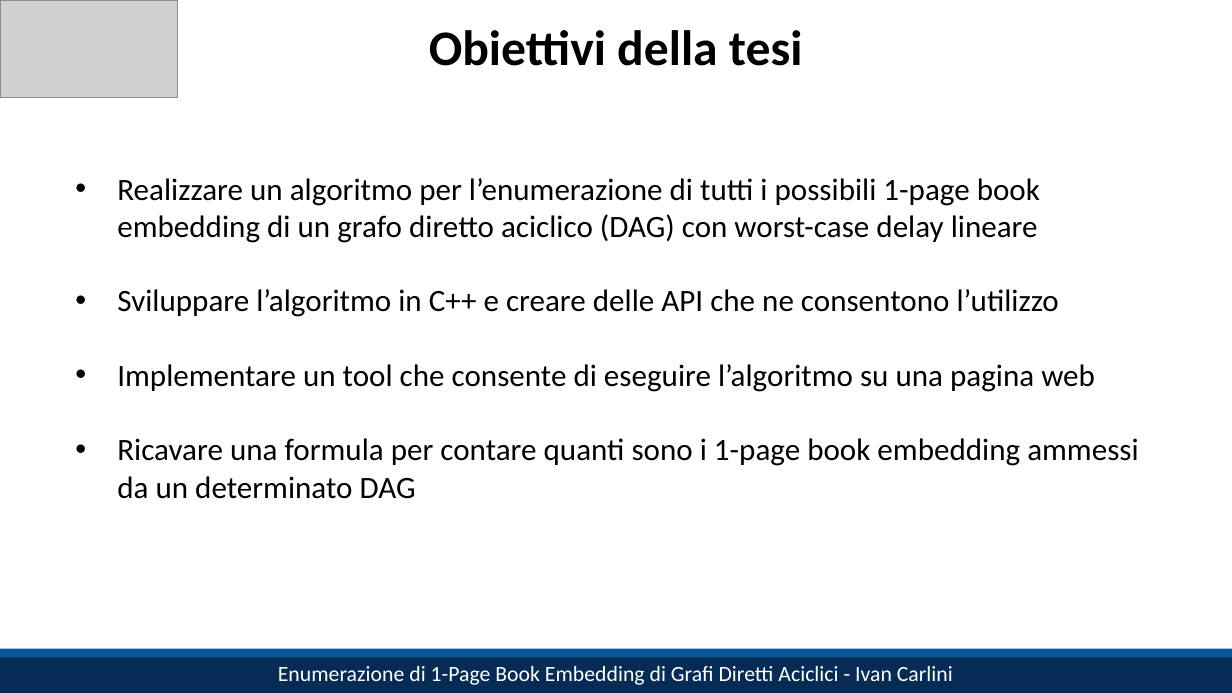
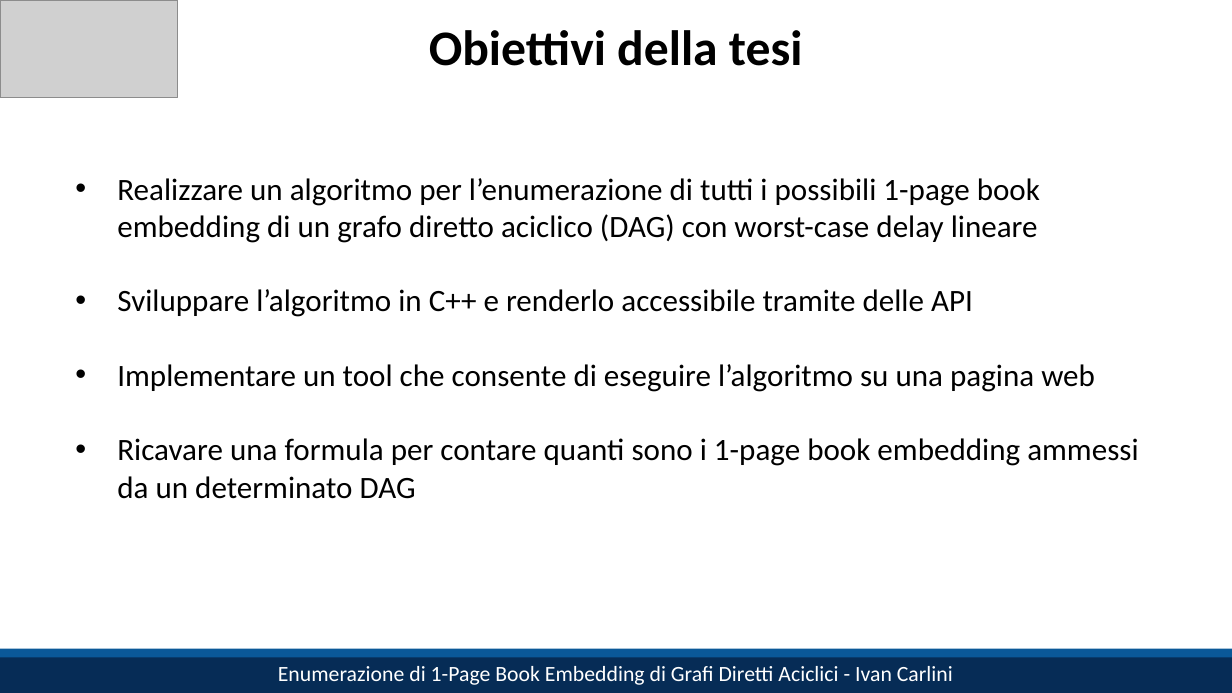
Before and after one commit to IC-99/book-embeddings, a slide deck: slide 2 of slides.pptx. Drawn at 1232x693 pixels with LibreOffice and Linux fonts; fonts in the diff are those of the drawing; grey boxes stand for pictures. Boxes give left, top, right and bottom in pixels: in the first picture for what was removed or moved away, otherwise in the second. Text is boxed around its words. In the diff, an @@ line names an element or a change of style, - is before the commit and + after.

```diff
--- a/slides.pptx
+++ b/slides.pptx
@@ text at <box>117,289,973,317</box>: text changed @@
-• Sviluppare l’algoritmo in C++ e creare delle API che ne consentono l’utilizzo
+• Sviluppare l’algoritmo in C++ e renderlo accessibile tramite delle API
```
Also in this commit, not shown: 1 other slide changed, 1 other file.
